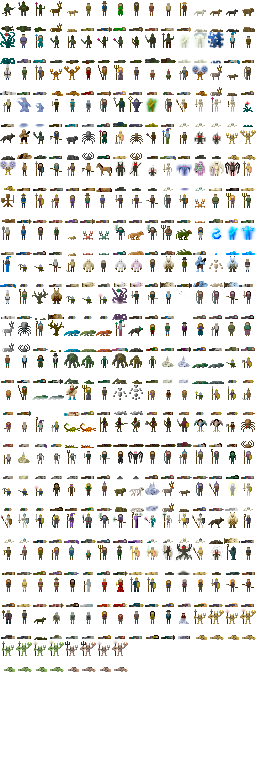
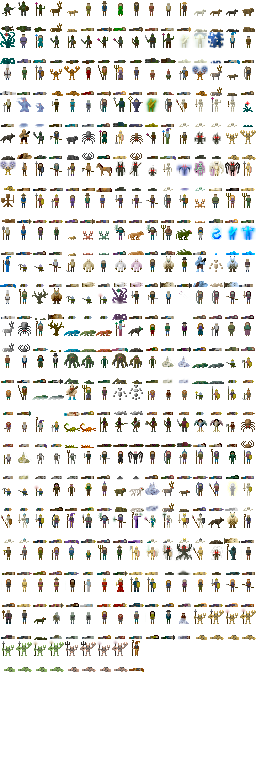
Layered file, before and after one edit (256px x 768px). Changes by layer:
painted on "Background" over [34, 640, 144, 672]
